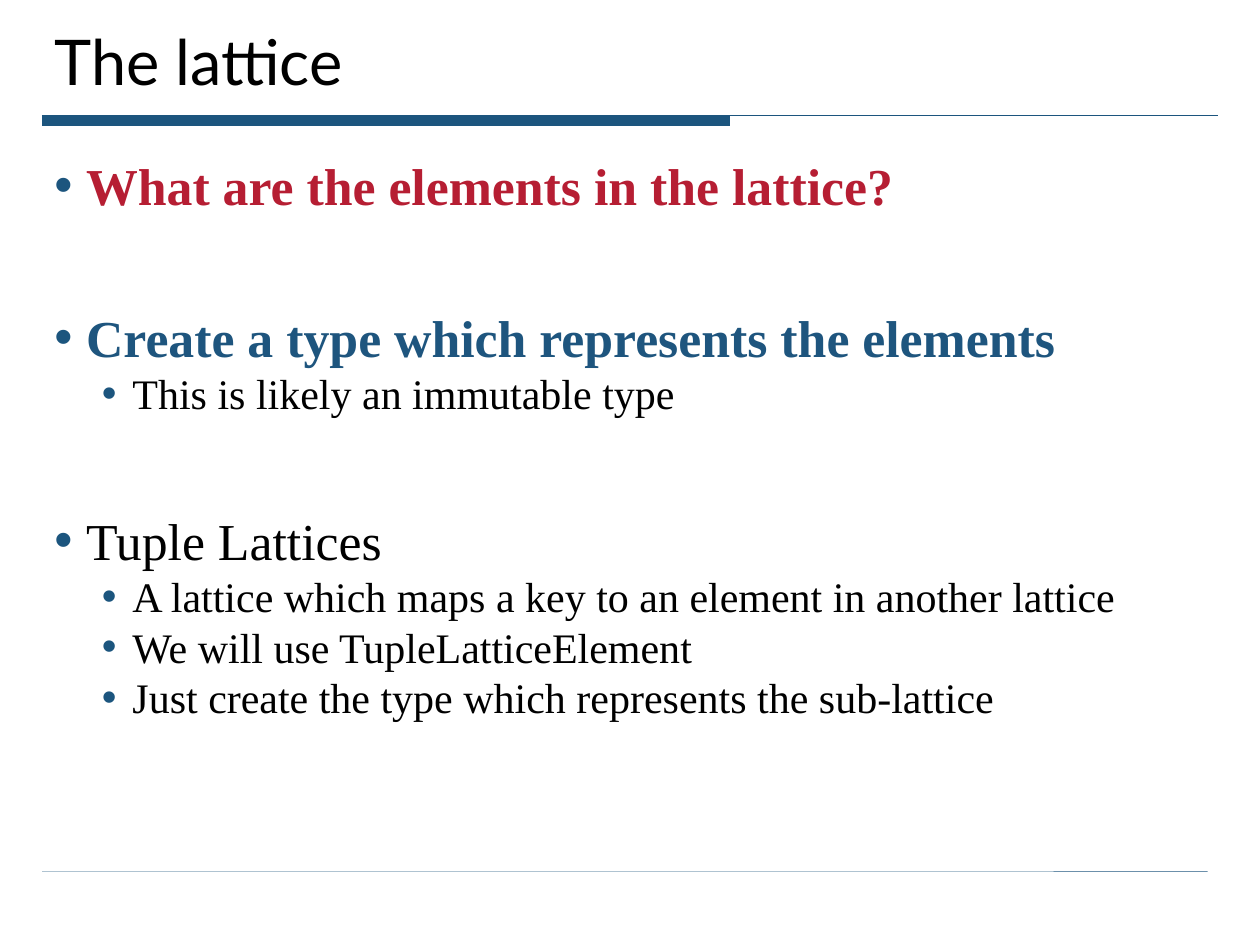
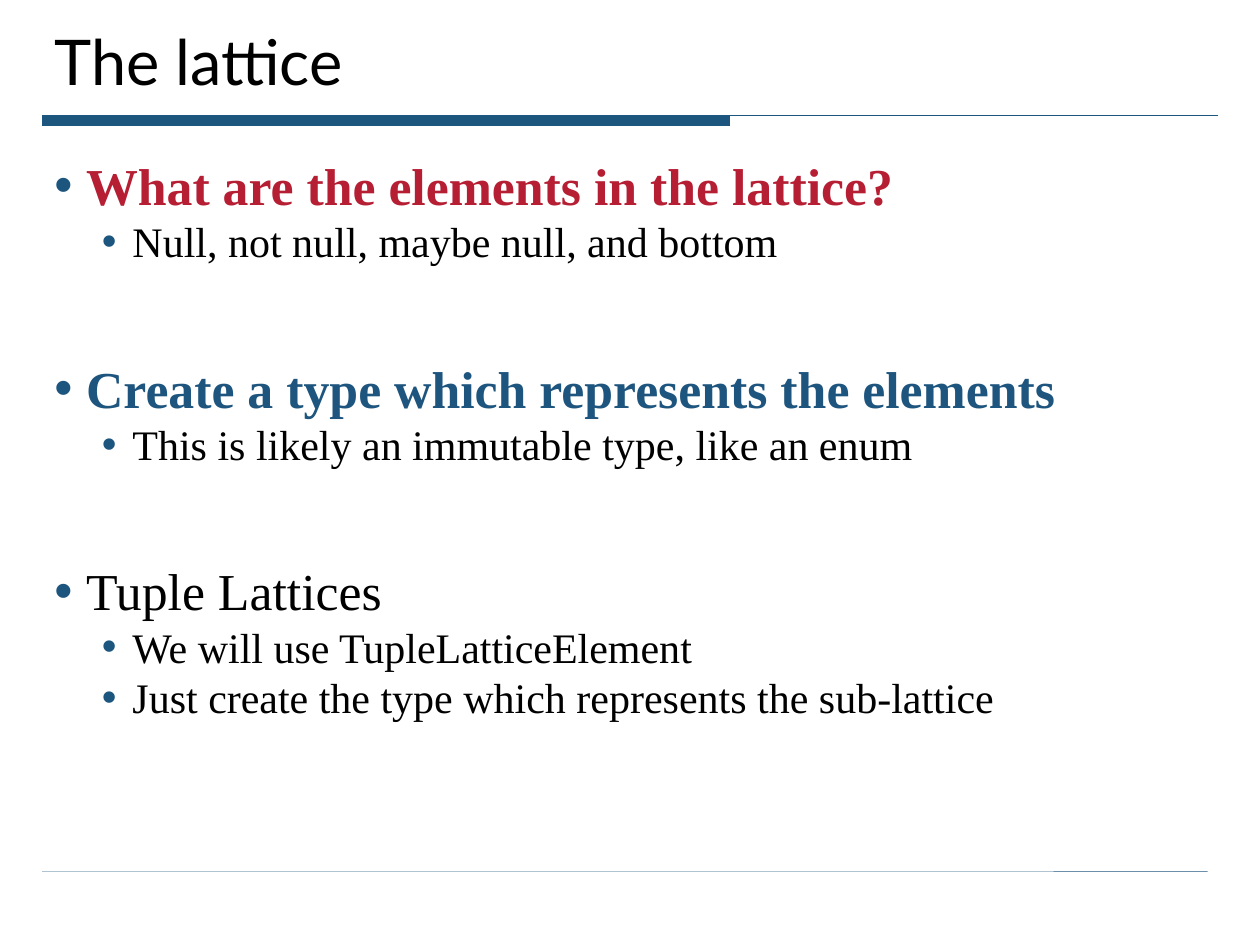
Before and after one commit to ciera/crystalsaf, a slide deck: slide 18 of TutorialExamples/CrystalTutorial.ppt (slide 14 before the commit). Drawn at 1260x945 pixels with LibreOffice and Linux fonts; fonts in the diff are those of the drawing. Boxes give left, top, right and bottom in pixels: in the first picture for what was removed or moved away, otherwise in the second. Text is boxed around its words. In the diff, an @@ line names an element or a change of style, - is before the commit and + after.

```diff
--- a/TutorialExamples/CrystalTutorial.ppt
+++ b/TutorialExamples/CrystalTutorial.ppt
@@ text at (132, 228, 777, 266): paragraph added @@
+  • Null, not null, maybe null, and bottom
@@ text at (132, 431, 912, 469): text changed @@
-  • This is likely an immutable type
+  • This is likely an immutable type, like an enum
@@ text at (132, 583, 1114, 621): paragraph removed @@
-  • A lattice which maps a key to an element in another lattice
```
Also in this commit, not shown: 6 other slides changed, 16 slides added, 1 slide removed, 6 other files.
